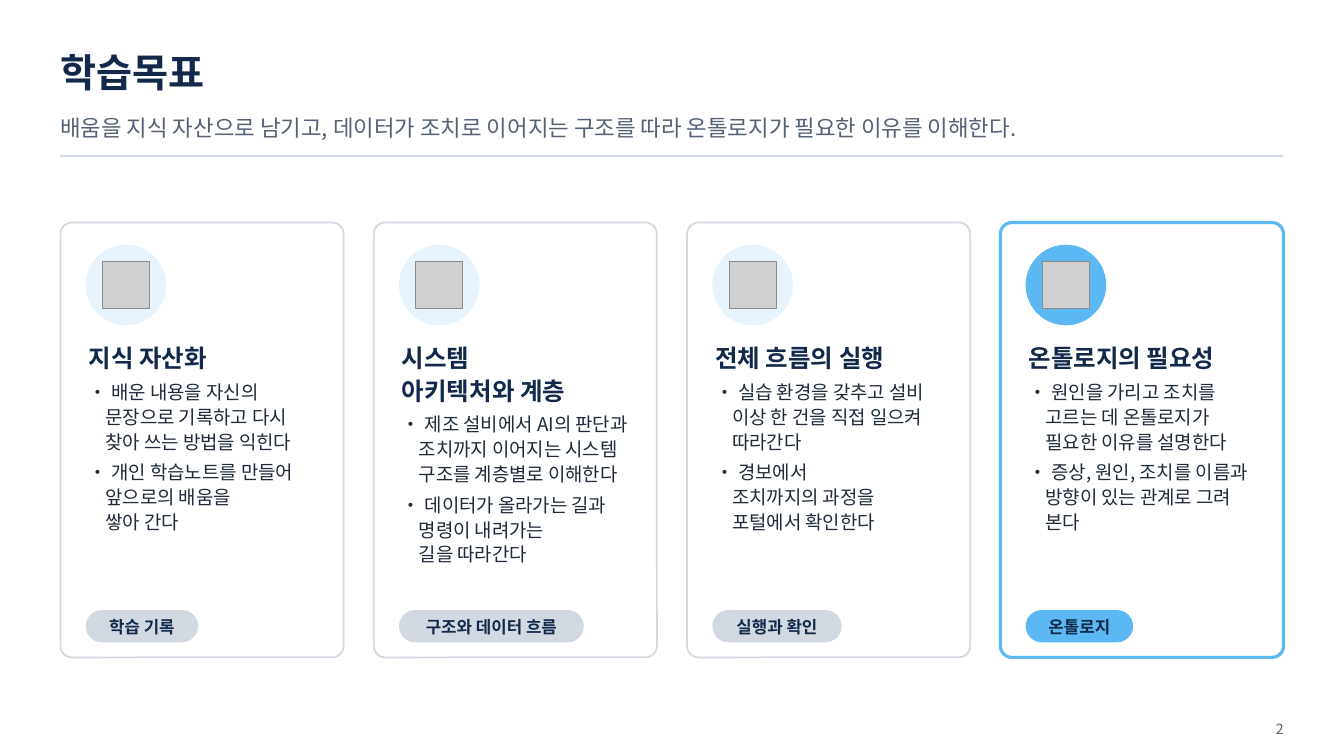
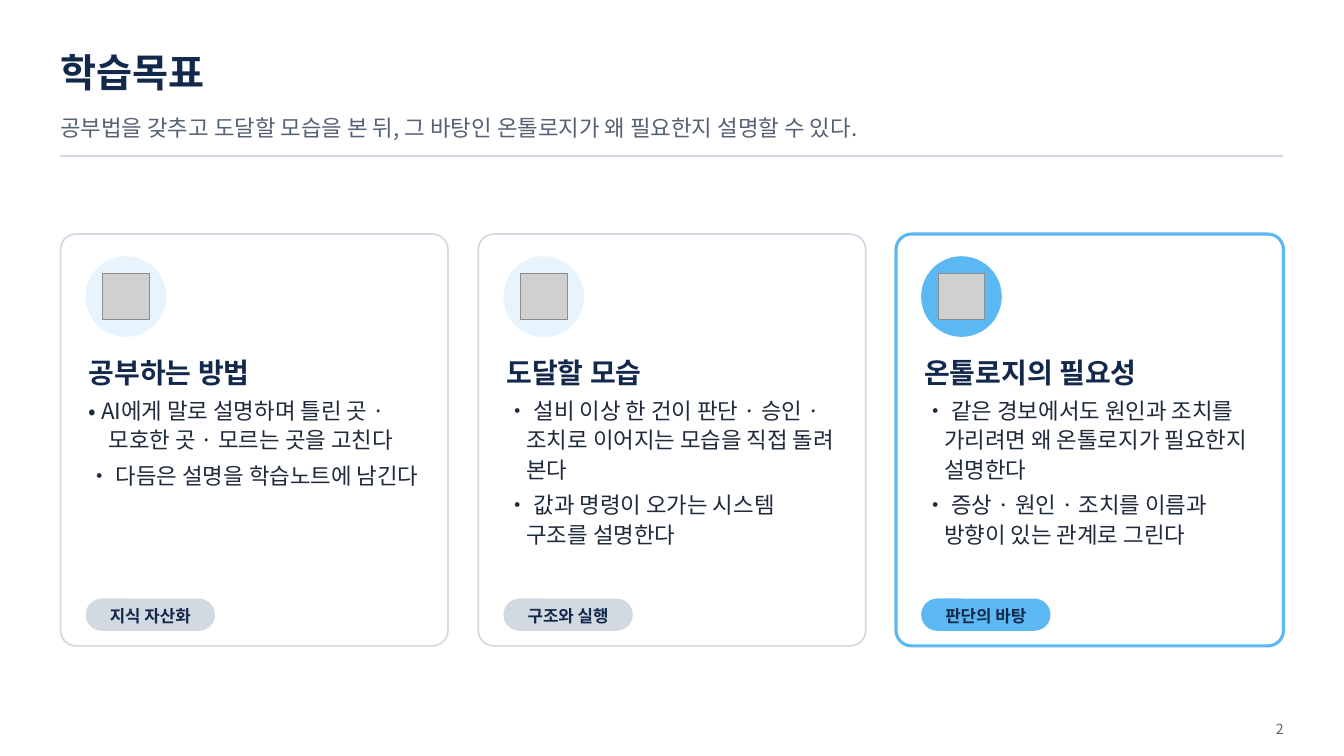
Before and after one commit to uengine-oss/hyd-iot-edu, a slide deck: slide 2 of workspace/강의제작/산출물/통합반/이론/01회차/통합반_01일차.pptx. Drawn at 1344x756 pixels with LibreOffice and Linux fonts; fonts in the diff are those of the drawing; grey boxes stand for pictures. Boxes give left, top, right and bottom in pixels: in the first picture for what was removed or moved away, otherwise in the second. Text is boxed around its words. In the diff, an @@ line names an element or a change of style, - is before the commit and + after.

Commit message:
1회차 이론 01편 공부법 · 학습목표 고침(진행 중): 덱 2 · 5~8장 화면과 노트(PPTX는 장교체로 그 장만), 9 · 10장 원고의 셋째 기록을 「직접 해 본 것과 결과」로(PPTX 미반영), 01편 대본 2 · 5~8장 새 말투. 규칙: 덱 D-7(이론은 현업 원리, 우리 시스템 구현은 말하지 않음, 정본 ceco 현업조사) · 대본 S-6 · S-7(덱을 읽지 말고 쉬운 말로 풀이) · S-10(회차 안 되짚기 없이 가볍게 잇기) · 영상 V-3 · V-14(한 문맥이 아니면 말 사이 쉼). 도구: 확정 PPTX에 장을 바꿔 끼우는 장교체.py

```diff
--- a/workspace/강의제작/산출물/통합반/이론/01회차/통합반_01일차.pptx
+++ b/workspace/강의제작/산출물/통합반/이론/01회차/통합반_01일차.pptx
@@ text at box(60, 117, 858, 140): text changed @@
-배움을 지식 자산으로 남기고, 데이터가 조치로 이어지는 구조를 따라 온톨로지가 필요한 이유를 이해한다.
+공부법을 갖추고 도달할 모습을 본 뒤, 그 바탕인 온톨로지가 왜 필요한지 설명할 수 있다.
@@ rounded rectangle: place and size @@
-rounded rectangle at box(60, 223, 344, 657)
+rounded rectangle at box(60, 234, 448, 646)
@@ rounded rectangle: place and size @@
-rounded rectangle at box(374, 223, 657, 657)
+rounded rectangle at box(478, 234, 865, 646)
@@ rounded rectangle removed at box(688, 223, 971, 657) @@
@@ rounded rectangle: place and size @@
-rounded rectangle at box(1000, 223, 1284, 657)
+rounded rectangle at box(896, 234, 1284, 646)
@@ ellipse: place and size @@
-ellipse at box(86, 245, 166, 326)
+ellipse at box(86, 256, 166, 337)
@@ picture removed at box(416, 262, 463, 309) @@
@@ ellipse: place and size @@
-ellipse at box(399, 245, 480, 326)
+ellipse at box(503, 256, 584, 337)
@@ ellipse: place and size @@
-ellipse at box(713, 245, 793, 326)
+ellipse at box(922, 256, 1002, 337)
@@ ellipse at box(922, 256, 1002, 337): fill #E7F3FD to #5CB8F2 @@
@@ ellipse removed at box(1025, 245, 1106, 326) @@
@@ picture: place and size @@
-picture at box(103, 262, 149, 309)
+picture at box(103, 273, 149, 320)
@@ picture: place and size @@
-picture at box(729, 262, 775, 309)
+picture at box(520, 273, 567, 320)
@@ picture: place and size @@
-picture at box(1043, 262, 1089, 309)
+picture at box(939, 273, 985, 320)
@@ text at box(88, 359, 419, 486): text changed; size 13.5 to 16 pt @@
-지식 자산화
-• 배운 내용을 자신의 문장으로 기록하고 다시 찾아 쓰는 방법을 익힌다
-• 개인 학습노트를 만들어 앞으로의 배움을
-쌓아 간다
+공부하는 방법
+• AI에게 말로 설명하며 틀린 곳 · 모호한 곳 · 모르는 곳을 고친다
+• 다듬은 설명을 학습노트에 남긴다
@@ text at box(506, 359, 834, 545): text changed; size 13.5 to 16 pt @@
-시스템
-아키텍처와 계층
-• 제조 설비에서 AI의 판단과 조치까지 이어지는 시스템 구조를 계층별로 이해한다
-• 데이터가 올라가는 길과 명령이 내려가는
-길을 따라간다
+도달할 모습
+• 설비 이상 한 건이 판단 · 승인 · 조치로 이어지는 모습을 직접 돌려 본다
+• 값과 명령이 오가는 시스템 구조를 설명한다
@@ text removed at box(715, 346, 924, 531) @@
-전체 흐름의 실행
-• 실습 환경을 갖추고 설비 이상 한 건을 직접 일으켜 따라간다
-• 경보에서
-조치까지의 과정을
-포털에서 확인한다
@@ text "온톨로지의 필요성": place and size @@
-text "온톨로지의 필요성" at box(1028, 346, 1248, 531)
+text "온톨로지의 필요성" at box(924, 359, 1247, 545)
@@ text at box(924, 359, 1136, 386): size 17.5 to 20 pt in "온톨로지의 필요성" @@
@@ text at box(944, 400, 1247, 545): text changed; size 13.5 to 16 pt @@
-• 원인을 가리고 조치를 고르는 데 온톨로지가 필요한 이유를 설명한다
-• 증상, 원인, 조치를 이름과 방향이 있는 관계로 그려 본다
+• 같은 경보에서도 원인과 조치를 가리려면 왜 온톨로지가 필요한지 설명한다
+• 증상 · 원인 · 조치를 이름과 방향이 있는 관계로 그린다
@@ rounded rectangle: place and size @@
-rounded rectangle at box(86, 610, 199, 642)
+rounded rectangle at box(86, 599, 215, 631)
@@ rounded rectangle: place and size @@
-rounded rectangle at box(399, 610, 584, 642)
+rounded rectangle at box(503, 599, 632, 631)
@@ rounded rectangle: place and size @@
-rounded rectangle at box(713, 610, 842, 642)
+rounded rectangle at box(922, 599, 1051, 631)
@@ rounded rectangle at box(922, 599, 1051, 631): fill #D3D9E1 to #5CB8F2 @@
@@ text at box(110, 608, 190, 624): text changed @@
-학습 기록
+지식 자산화
@@ text at box(528, 608, 609, 624): text changed @@
-구조와 데이터 흐름
+구조와 실행
@@ text at box(945, 608, 1026, 624): text changed @@
-실행과 확인
+판단의 바탕
@@ rounded rectangle removed at box(1025, 610, 1133, 642) @@
@@ text removed at box(1048, 619, 1110, 635) @@
-온톨로지
```
Also in this commit, not shown: 4 other slides changed, 6 other files.
